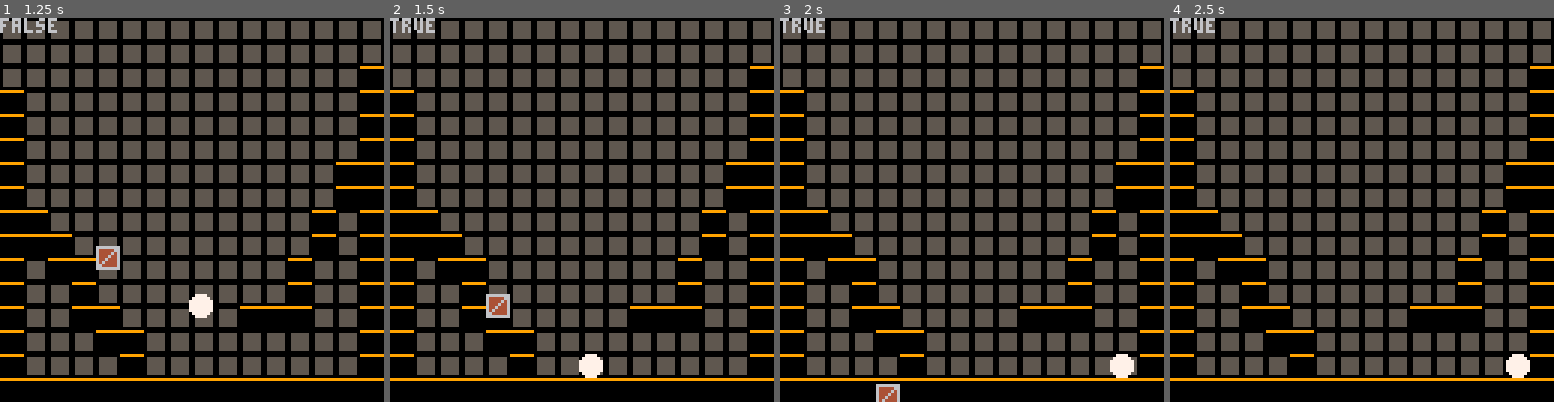
Above: before the commit, frames 1-4 (left to right).
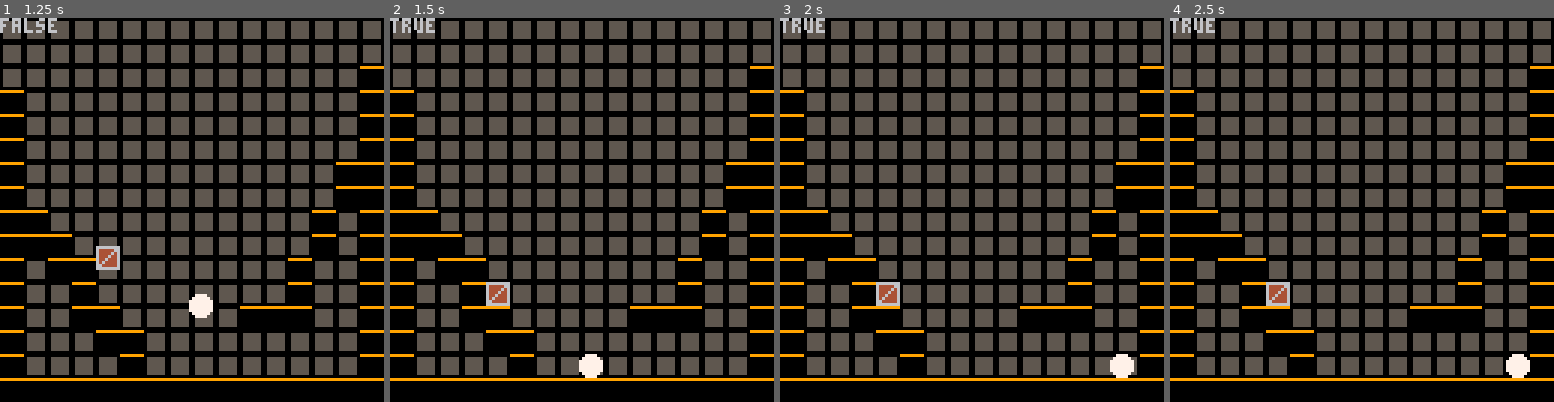
Above: after the commit, the same moments.

Repository: alstonStone/pico8_T-Jump
Game: PICO-8 cartridge t-jump.p8
The game is run twice, just before and just after one commit, with the same random seed, the same clock (stepped at 60 frames per second) and the same inputs.
Inputs:
- Up to frame 1 (1.25 s): tap X (X key) at 0.33, 1.07 s
- Up to frame 2 (1.5 s): no input
- Up to frame 3 (2 s): hold Right from 1.6 s (still down); tap X (X key) at 1.85 s
- Up to frame 4 (2.5 s): release Right at 2.1 s; hold Right from 2.47 s (still down)

Frame 1 is identical in both runs. In frame 2, 0.5% of the frame differs, in the area x 25-32%, y 68-79%; in frame 3, 0.7%, in the area x 25-32%, y 68-100%; in frame 4, 0.4%.

Commit message:
working on block collisions

Diff:
--- a/t-jump.p8
+++ b/t-jump.p8
@@ -28,6 +28,8 @@
 --block manager--
 
 function bm_init()
+	bw=8 --block width--
+	bh=8 --block height
 	blocks={}
 	add(blocks, spawn_block(flr(rnd(15))*8,0))
 end
@@ -51,10 +53,16 @@
 	local block={
 		x=x,
 		y=y,
+		w=8,
+		h=8,
 
 		--update position--
 		update = function(self)
 			self.y += gravity
+			if check_collision(self.x,self.y,bw,bh) then
+				local tile_y= flr((self.y-bh-1)/8)
+				self.y=(tile_y*8)+bh
+			end
 		end,
 
 		--draw block--
@@ -158,6 +166,14 @@
 		or    solid_at(x+w-1,y)
 		or    solid_at(x    ,y+h-1)
 		or    solid_at(x+w-1,y+h-1)
+end
+
+
+function check_collision_with_block(a, b)
+  return a.x < b.x + b.w and
+         a.x + a.w > b.x and
+         a.y < b.y + b.h and
+         a.y + a.h > b.y
 end
 
 
